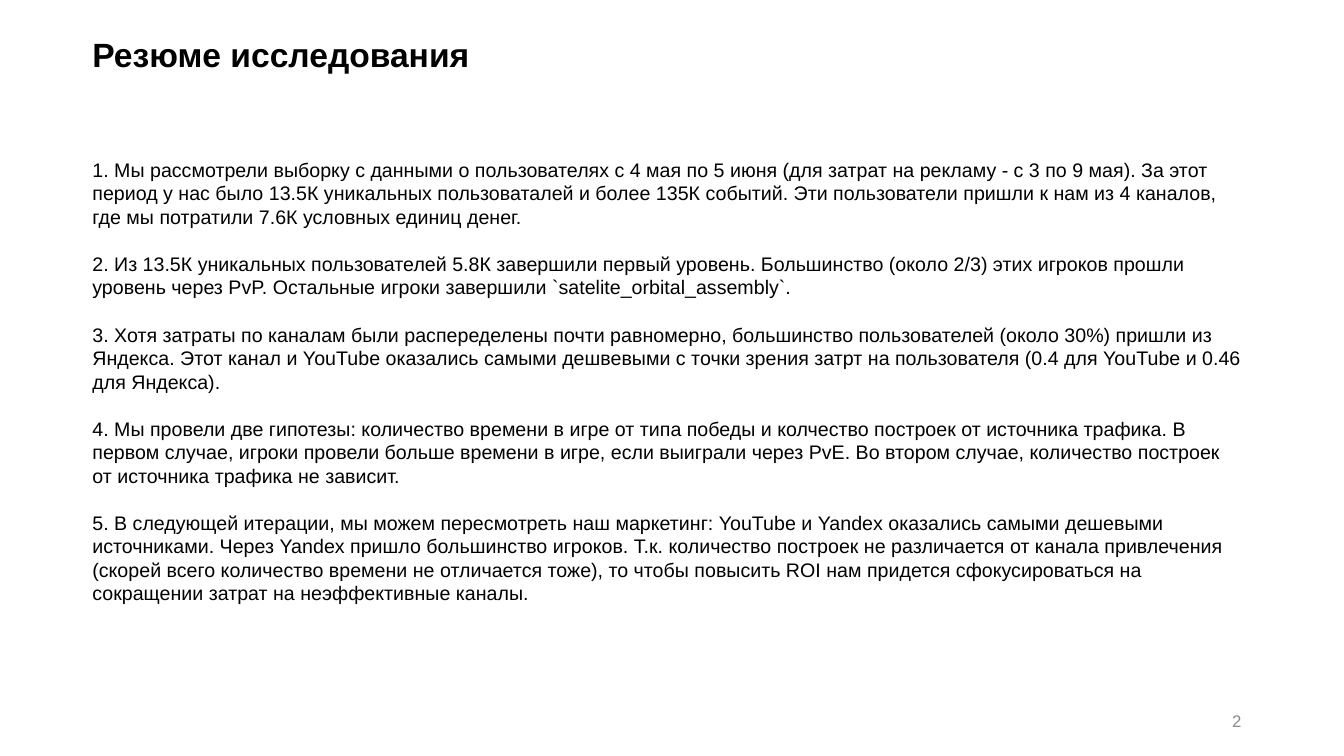
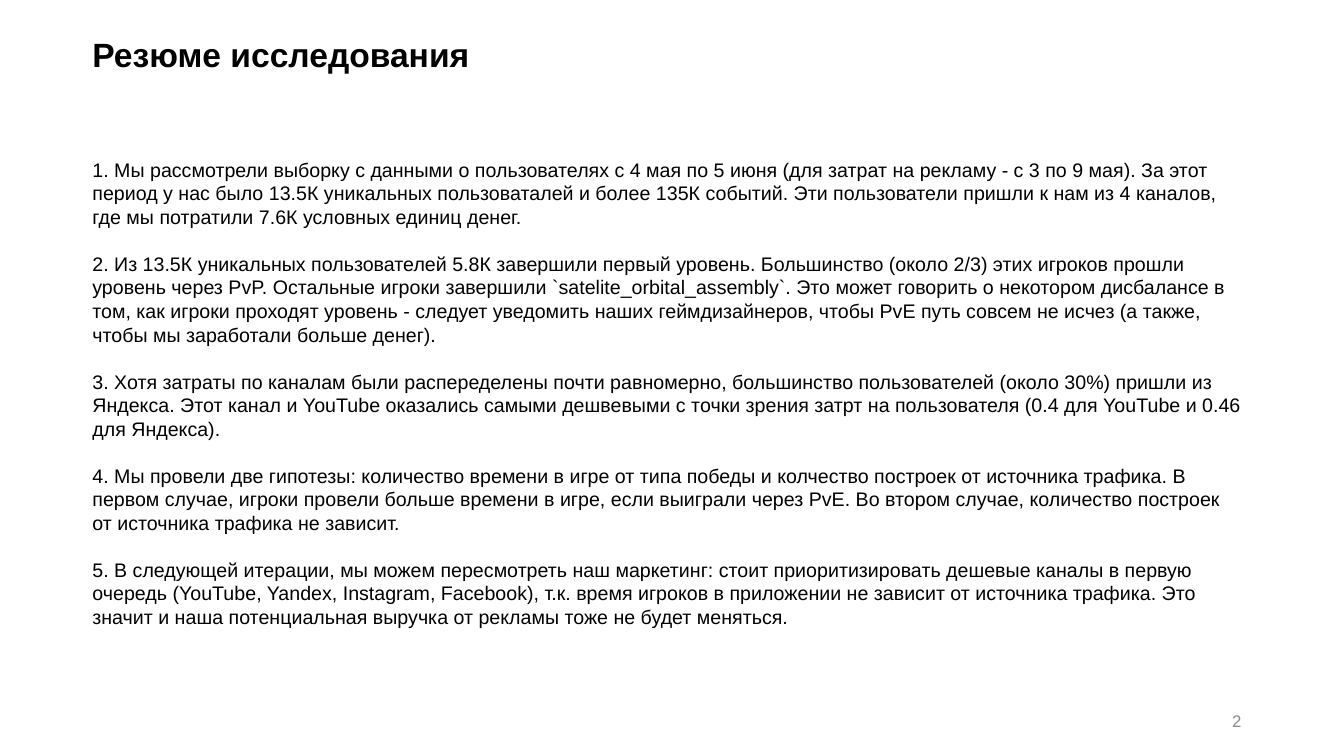
Before and after one commit to mskhmelik/prj_space_brothers, a slide deck: slide 2 of ppt_space_brothers.pptx. Drawn at 1344x756 pixels with LibreOffice and Linux fonts; fonts in the diff are those of the drawing. Boxes give left, top, right and bottom in pixels: in the first picture for what was removed or moved away, otherwise in the second. Text is boxed around its words. In the diff, an @@ line names an element or a change of style, - is before the commit and + after.

```diff
--- a/ppt_space_brothers.pptx
+++ b/ppt_space_brothers.pptx
@@ text at box(92, 256, 1224, 346): text changed @@
-2. Из 13.5К уникальных пользователей 5.8К завершили первый уровень. Большинство (около 2/3) этих игроков прошли уровень через PvP. Остальные игроки завершили `satelite_orbital_assembly`.
+2. Из 13.5К уникальных пользователей 5.8К завершили первый уровень. Большинство (около 2/3) этих игроков прошли уровень через PvP. Остальные игроки завершили `satelite_orbital_assembly`. Это может говорить о некотором дисбалансе в том, как игроки проходят уровень - следует уведомить наших геймдизайнеров, чтобы PvE путь совсем не исчез (а также, чтобы мы заработали больше денег).
@@ text at box(92, 562, 1196, 628): text changed @@
-5. В следующей итерации, мы можем пересмотреть наш маркетинг: YouTube и Yandex оказались самыми дешевыми источниками. Через Yandex пришло большинство игроков. Т.к. количество построек не различается от канала привлечения (скорей всего количество времени не отличается тоже), то чтобы повысить ROI нам придется сфокусироваться на сокращении затрат на неэффективные каналы.
+5. В следующей итерации, мы можем пересмотреть наш маркетинг: стоит приоритизировать дешевые каналы в первую очередь (YouTube, Yandex, Instagram, Facebook), т.к. время игроков в приложении не зависит от источника трафика. Это значит и наша потенциальная выручка от рекламы тоже не будет меняться.
```
Also in this commit, not shown: 1 other slide changed, 1 slide added.
